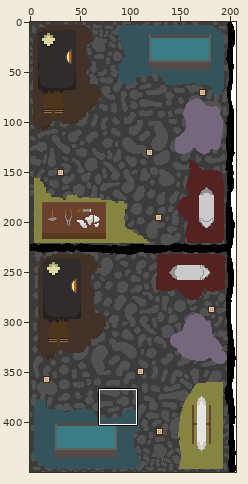
Sprite sheet -- Assets/Art/castle_full_render.png. The first picture is a wide view before the edit; the outline marks the close-up.
Close-up. As it was:
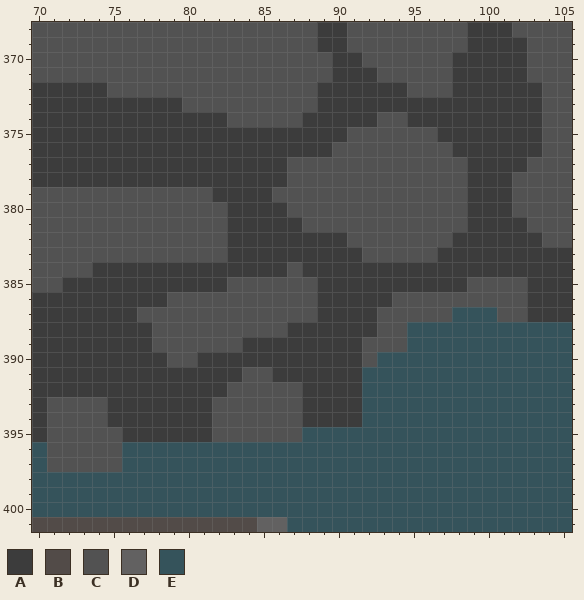
The file is 206x450 pixels. Colours within 5 levels of each other are drawn and written as one. Shown: x 70..105, y 368..401. The commit also changed other parts of the picture, which this record leaves out.
Palette (. is transparent): A #3c3c3c  B #524b48  C #525252  D #626161  E #35535b
Pixels before, first column x 70:
368 CCCCCCCCCCCCCCCCCCCAACCCCCCCCAAACCCC
369 CCCCCCCCCCCCCCCCCCCAACCCCCCCCAAAACCC
370 CCCCCCCCCCCCCCCCCCCCAACCCCCCAAAAACCC
371 CCCCCCCCCCCCCCCCCCCCAAACCCCCAAAAACCC
372 AAAAACCCCCCCCCCCCCCAAAAAACCCAAAAAACC
373 AAAAAAAAAACCCCCCCCCAAAAAAAAAAAAAAACC
374 AAAAAAAAAAAAACCCCCAAAAACCAAAAAAAAACC
375 AAAAAAAAAAAAAAAAAAAAACCCCCCAAAAAAACC
376 AAAAAAAAAAAAAAAAAAAACCCCCCCCAAAAAACC
377 AAAAAAAAAAAAAAAAACCCCCCCCCCCCAAAACCC
378 AAAAAAAAAAAAAAAAACCCCCCCCCCCCAAACCCC
379 CCCCCCCCCCCCAAAACCCCCCCCCCCCCAAACCCC
380 CCCCCCCCCCCCCAAAACCCCCCCCCCCCAAACCCC
381 CCCCCCCCCCCCCAAAAACCCCCCCCCCCAAAACCC
382 CCCCCCCCCCCCCAAAAAAAACCCCCCCAAAAAACC
383 CCCCCCCCCCCCCAAAAAAAAACCCCCAAAAAAAAA
384 CCCCAAAAAAAAAAAAACAAAAAAAAAAAAAAAAAA
385 CCAAAAAAAAAAACCCCCCAAAAAAAAAACCCCAAA
386 AAAAAAAAACCCCCCCCCCAAAAACCCCCCCCCAAA
387 AAAAAAACCCCCCCCCCCCAAAACCCCCEEECCAAA
388 AAAAAAAACCCCCCCCCAAAAAACCEEEEEEEEEEE
389 AAAAAAAACCCCCCAAAAAAAACCCEEEEEEEEEEE
390 AAAAAAAAACCAAAAAAAAAAACEEEEEEEEEEEEE
391 AAAAAAAAAAAAAACCAAAAAAEEEEEEEEEEEEEE
392 AAAAAAAAAAAAACCCCCAAAAEEEEEEEEEEEEEE
393 ACCCCAAAAAAACCCCCCAAAAEEEEEEEEEEEEEE
394 ACCCCAAAAAAACCCCCCAAAAEEEEEEEEEEEEEE
395 ACCCCCAAAAAACCCCCCEEEEEEEEEEEEEEEEEE
396 ECCCCCEEEEEEEEEEEEEEEEEEEEEEEEEEEEEE
397 ECCCCCEEEEEEEEEEEEEEEEEEEEEEEEEEEEEE
398 EEEEEEEEEEEEEEEEEEEEEEEEEEEEEEEEEEEE
399 EEEEEEEEEEEEEEEEEEEEEEEEEEEEEEEEEEEE
400 EEEEEEEEEEEEEEEEEEEEEEEEEEEEEEEEEEEE
401 BBBBBBBBBBBBBBBDDEEEEEEEEEEEEEEEEEEE
New version:
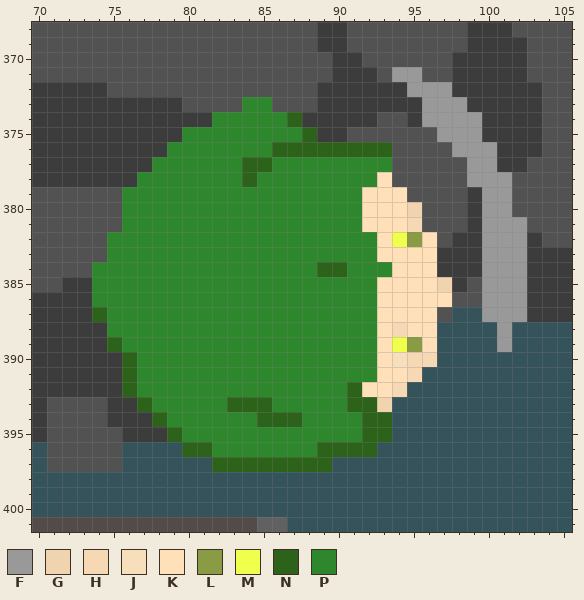
Colours new in this view: F #999999  G #f0d3af  H #f6d9b4  J #f8dfbb  K #ffe0b9  L #899c45  M #f0ff4c  N #2d621a  P #2e872d
From old to new:
Changed rows in their new state; - is an unchanged pixel.
first column x 74:
371 --------------------FF-------
372 ---------------------FFF-----
373 ----------PP----------FFF----
374 --------PPPPPN--------FFFF---
375 ------PPPPPPPPN--------FFF---
376 -----PPPPPPPNNNNNNNN----FFF--
377 ----PPPPPPNNPPPPPPPP-----FF--
378 ---PPPPPPPNPPPPPPPPK-----FFF-
379 --PPPPPPPPPPPPPPPPKKK-----FF-
380 --PPPPPPPPPPPPPPPPKKKG----FF-
381 --PPPPPPPPPPPPPPPPKKKH----FFF
382 -PPPPPPPPPPPPPPPPPPKMLK---FFF
383 -PPPPPPPPPPPPPPPPPPKKKK---FFF
384 PPPPPPPPPPPPPPPNNPPPKKK---FFF
385 PPPPPPPPPPPPPPPPPPPKKKKG--FFF
386 PPPPPPPPPPPPPPPPPPPKKKKK--FFF
387 NPPPPPPPPPPPPPPPPPPKKKK---FFF
388 -PPPPPPPPPPPPPPPPPPKHKK----F-
389 -NPPPPPPPPPPPPPPPPPKMLK----F-
390 --NPPPPPPPPPPPPPPPPKJHH------
391 --NPPPPPPPPPPPPPPPPKKH-------
392 --NPPPPPPPPPPPPPPNKKH--------
393 ---NPPPPPNNNPPPPPNNG---------
394 ----NPPPPPPNNNPPPPNN---------
395 -----NPPPPPPPPPPPPNN---------
396 ------NNPPPPPPPNNNN----------
397 --------NNNNNNNN-------------
Changed places in both close-ups, as pixel boxes (x1, y1, x2, y2):
changed: (92, 67, 527, 472)
